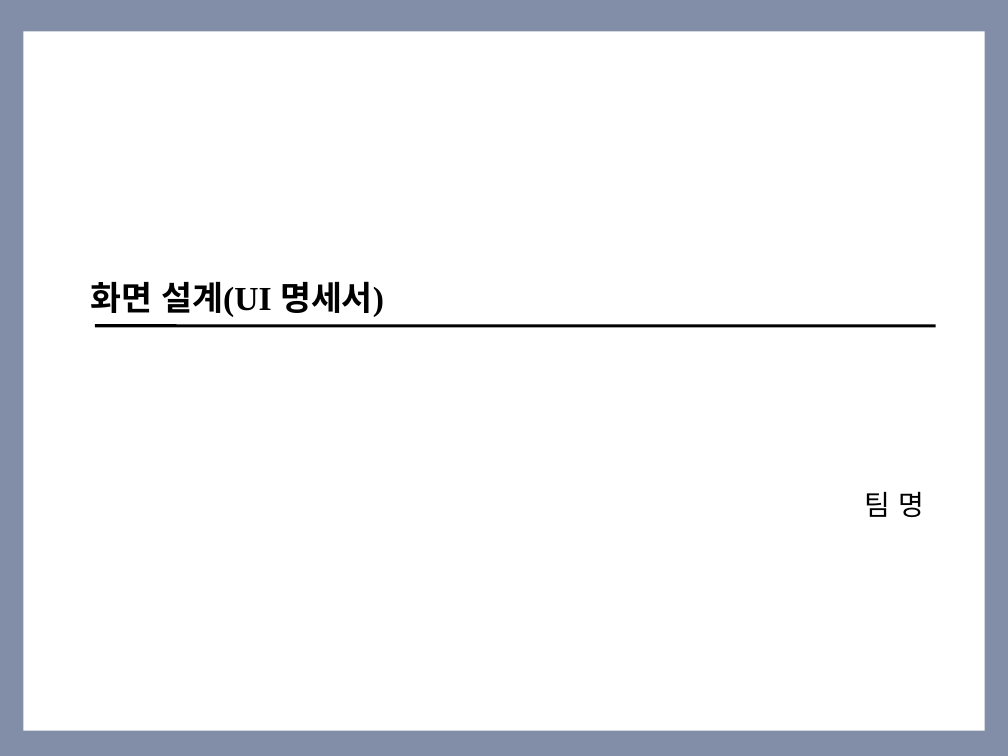
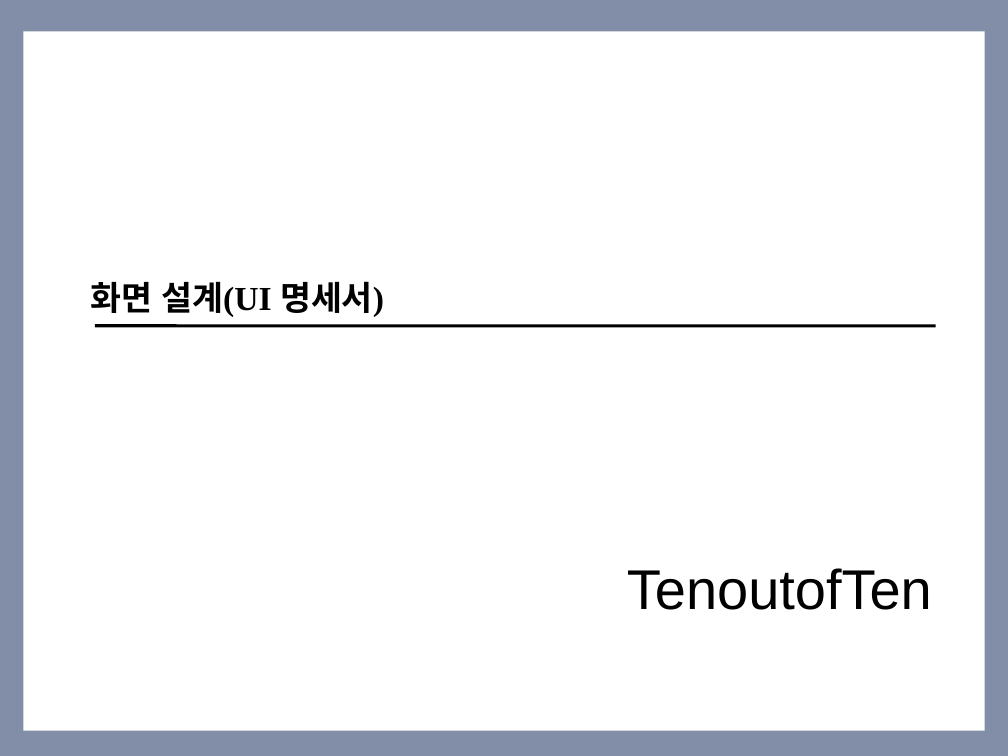
Before and after one commit to coskdms/SE2017_10_TenoutofTen, a slide deck: slide 1 of doc/3_ 설계서/UI Design Template.pptx. Drawn at 1008x756 pixels with LibreOffice and Linux fonts; fonts in the diff are those of the drawing. Boxes give left, top, right and bottom in pixels: in the first picture for what was removed or moved away, otherwise in the second. Text is boxed around its words. In the diff, an @@ line names an element or a change of style, - is before the commit and + after.

Commit message:
#855 새기능 신규 보통 2017.05.16 UI 디자인 설계서 초안을 작성하였습니다. 회의하면서 필기한 것을 스캔하여 첨부하였습니다. 이를 참고하여 작성할 계획입니다.

```diff
--- a/doc/3_ 설계서/UI Design Template.pptx
+++ b/doc/3_ 설계서/UI Design Template.pptx
@@ text removed at (864,491,924,517) @@
-팀 명
@@ text added at (627,568,932,610), 40 pt, text #000000 @@
+TenoutofTen
```
Also in this commit, not shown: 1 other slide changed, 5 slides added.
